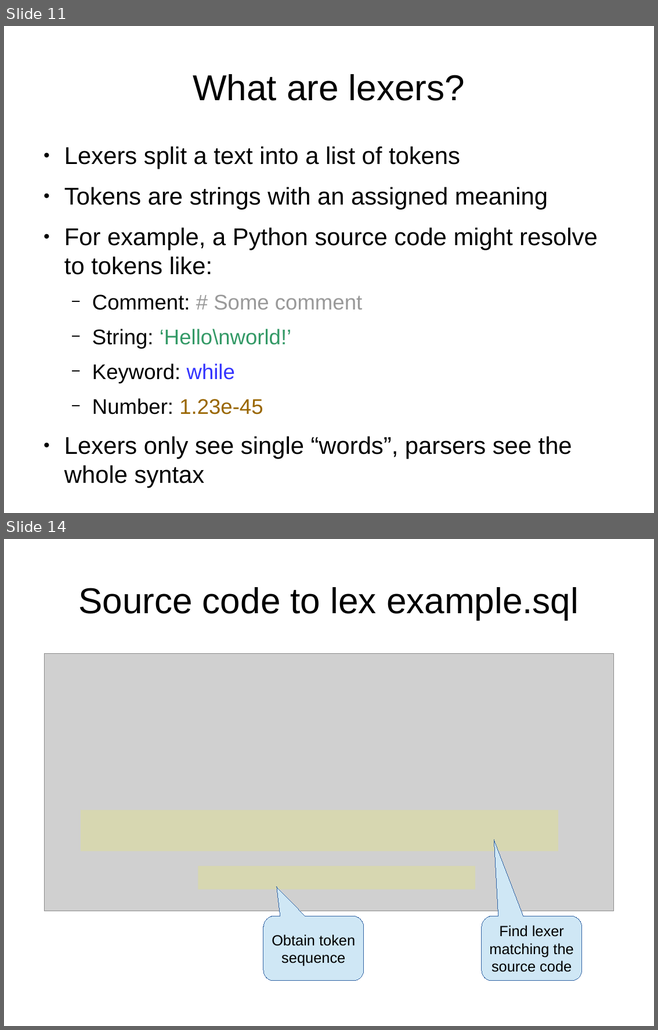
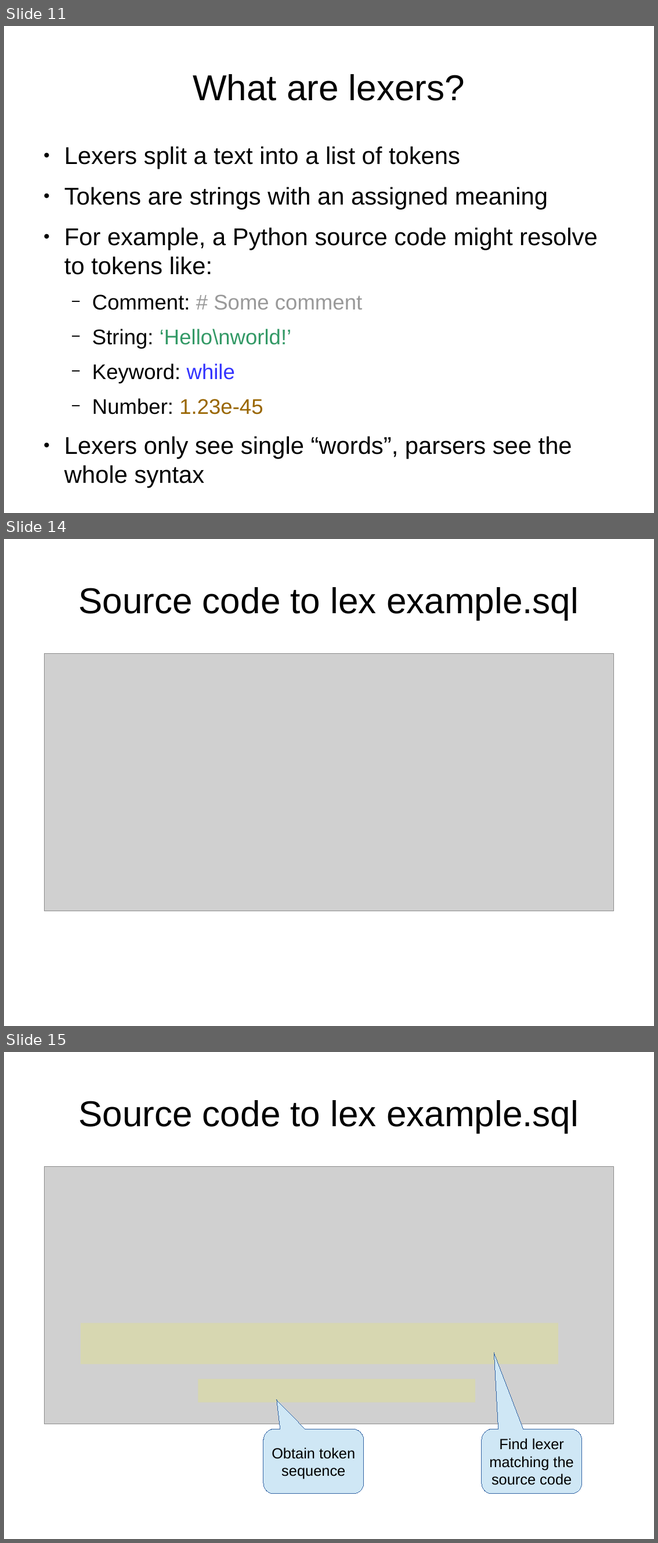
Before and after one commit to roskakori/talks, a slide deck: pygraz/pygments/Introduction to Pygments.odp. Shown one above the other, each under a label of ours: slides 11 and 14 before the commit, slides 11, 14 and 15 after it; the slides between them are not shown. The pictures are 658x1030 and 658x1543 pixels, drawn with LibreOffice and Linux fonts; fonts in the diff are those of the drawing; grey boxes stand for pictures. Boxes give left, top, right and bottom in pixels: in the first picture for what was removed or moved away, otherwise in the second. Text is boxed around its words. In the diff, an @@ line names an element or a change of style, - is before the commit and + after.

Commit message:
Added example lexer.

```diff
--- a/pygraz/pygments/Introduction to Pygments.odp
+++ b/pygraz/pygments/Introduction to Pygments.odp
@@ slide 14 added at bbox=[4, 539, 654, 1026], background #FFFFFF @@
@@ title added at bbox=[78, 587, 578, 620], 44 pt, text #000000 @@
+Source code to lex example.sql
@@ picture added at bbox=[44, 654, 614, 911] @@
@@ what was slide 14 is now slide 15 @@
```
Also in this commit, not shown: 2 slides changed, 3 other slides added, 2 other files.
